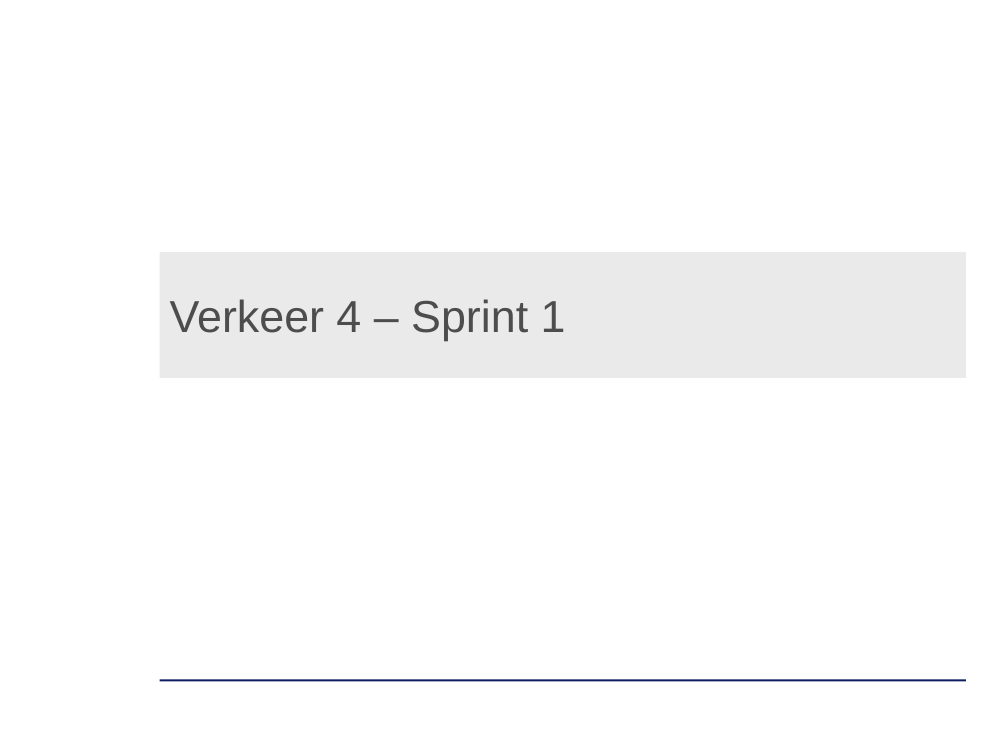
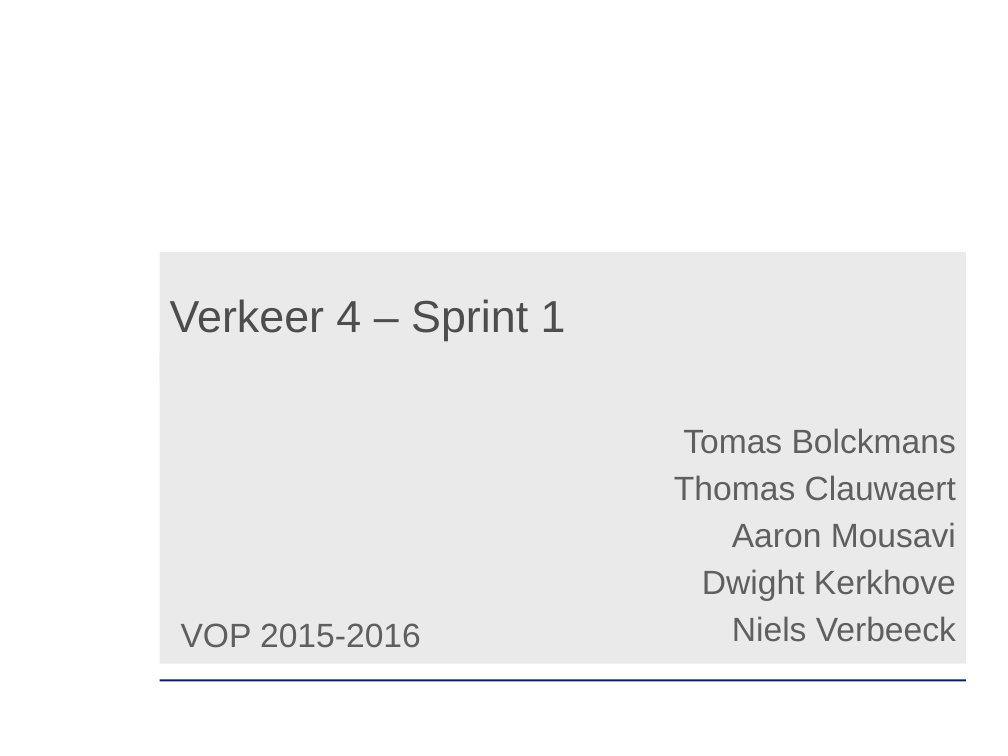
Before and after one commit to verkeergent/Traffic-Travel-Time-Analyzer-4, a slide deck: slide 1 of Analyse/sprint1presentatie.pptx. Drawn at 1008x756 pixels with LibreOffice and Linux fonts; fonts in the diff are those of the drawing; background and template pictures are left out. Boxes give left, top, right and bottom in pixels: in the first picture for what was removed or moved away, otherwise in the second. Text is boxed around its words. In the diff, an @@ line names an element or a change of style, - is before the commit and + after.

Commit message:
update presentatie sprint 1

```diff
--- a/Analyse/sprint1presentatie.pptx
+++ b/Analyse/sprint1presentatie.pptx
@@ subtitle added at (x1=159, y1=354, x2=966, y2=663), fill #EAEAEA, 24 pt, text #5F5F5F @@
+Tomas Bolckmans
+Thomas Clauwaert
+Aaron Mousavi
+Dwight Kerkhove
+Niels Verbeeck
@@ text added at (x1=181, y1=623, x2=421, y2=648), 24 pt, text #5F5F5F @@
+VOP 2015-2016
```
Also in this commit, not shown: 11 other slides changed, 7 slides added, 3 slides removed.
